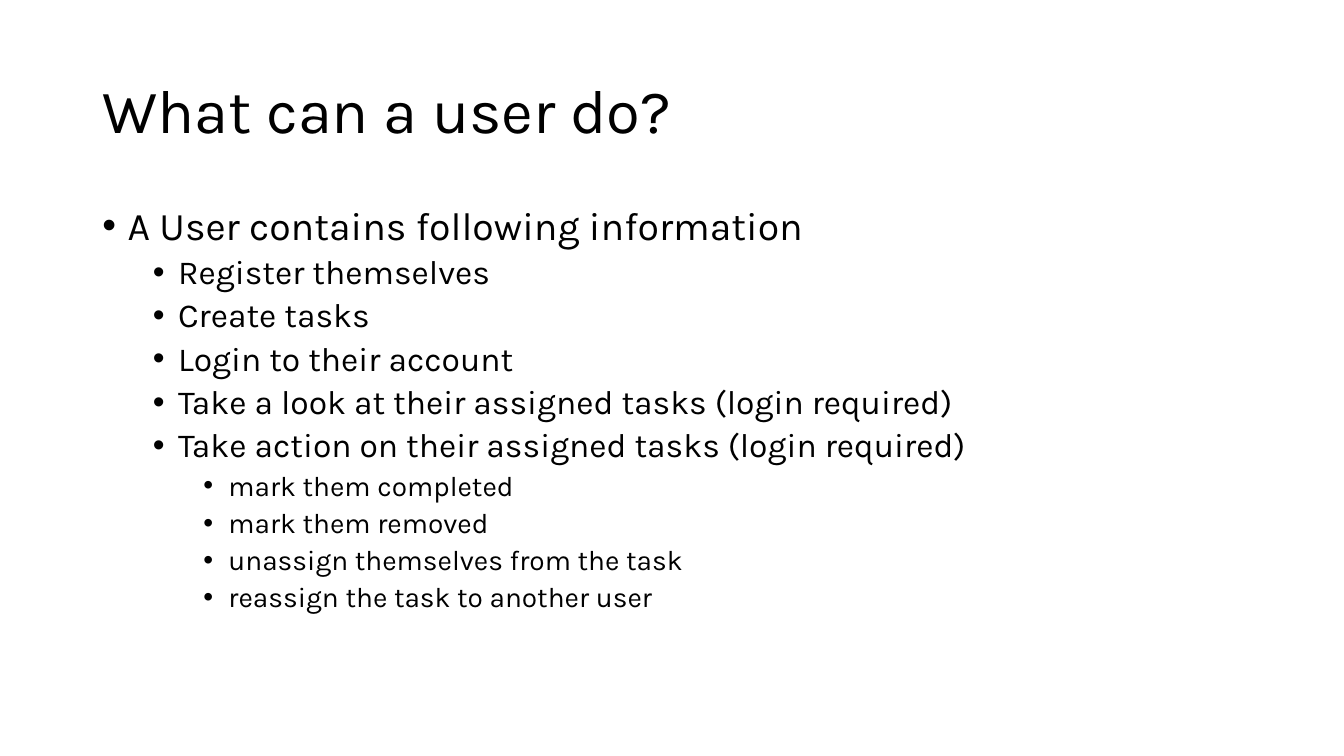
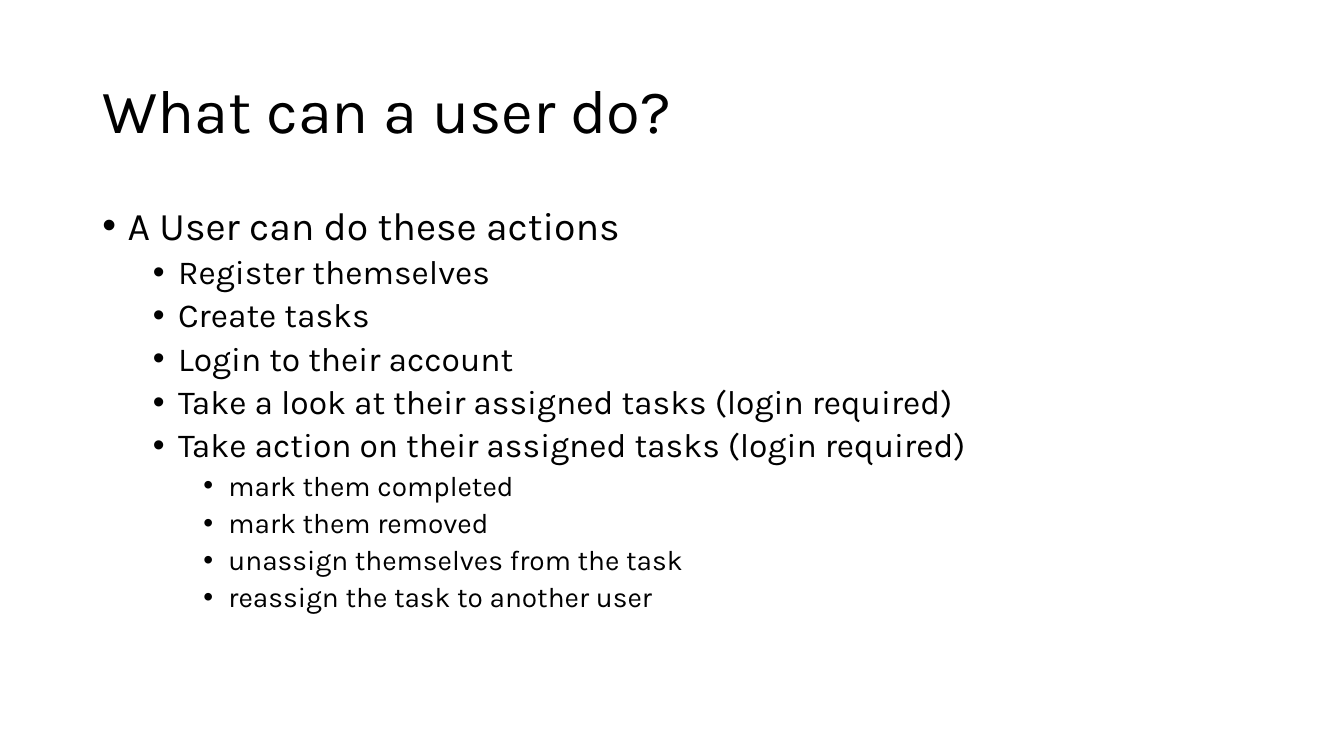
Before and after one commit to Avinash-p/Project-Task-Tracker, a slide deck: slide 3 of resources/High Level Design.pptx. Drawn at 1344x756 pixels with LibreOffice and Linux fonts; fonts in the diff are those of the drawing. Boxes give left, top, right and bottom in pixels: in the first picture for what was removed or moved away, otherwise in the second. Text is boxed around its words. In the diff, an @@ line names an element or a change of style, - is before the commit and + after.

```diff
--- a/resources/High Level Design.pptx
+++ b/resources/High Level Design.pptx
@@ text at [128,213,620,241]: text changed @@
-• A User contains following information
+• A User can do these actions
```
Also in this commit, not shown: 1 other slide changed.
